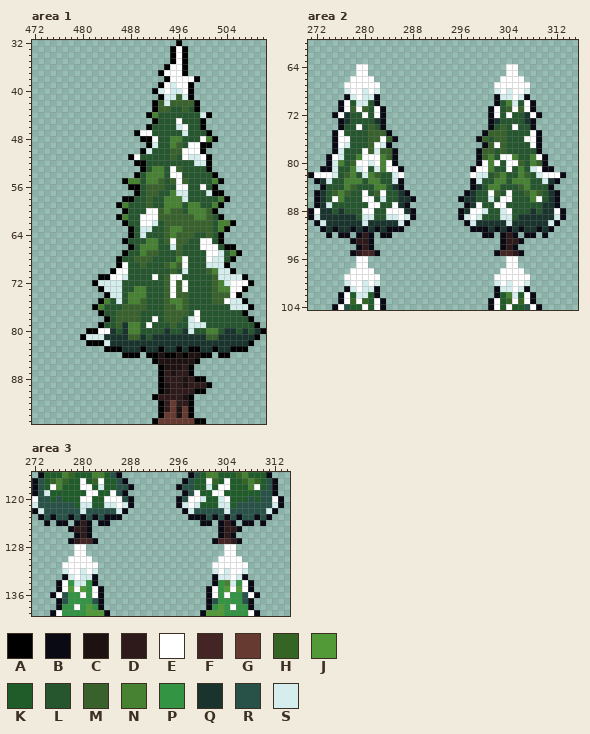
Two states of a pixel-art file, Mouse Journey/Assets/TileSet/Tileset_Winter.aseprite. Above, as it was before the edit.
512x256 pixels, 1 frame. Colours within 5 levels of each other are drawn and written as one. Shown: area 1: x 472..510, y 32..95; area 2: x 271..315, y 60..104; area 3: x 272..314, y 116..139. The commit also changed other parts of the picture, which this record leaves out.
Palette (. is transparent): A #000000  B #090a14  C #1d1111  D #2e1a1a  E #ffffff  F #442525  G #663931  H #356524  J #529a37  K #1f5c2a  L #25562e  M #38612b  N #468232  P #339443  Q #19332d  R #285248  S #d5eded
Pixels before, area 1 (only the part around the change), first column x 472:
32 ........................A..............
33 .......................AEA.............
34 .......................AEA.............
35 .......................AEA.............
36 ......................AEEA.............
37 .....................AEEEA.............
38 ......................AEEEEA...........
39 .....................AESEEA............
40 ....................ASESSEA............
41 .....................ASSMSA............
42 ....................AMSMMMMA...........
43 ....................AMMLLMLA...........
44 ...................ANLLLLLLLSA.........
45 ....................ALLLELLLA..........
46 ...................ALLLLSELLA..........
47 .................AEELLLLLSLLLA.........
48 ..................AAELLNNLLLENA........
49 ...................ASLLNMLEEAA.........
50 ..................ASLLLMMEEEA..........
51 ................AELLLLLMLESSEA.........
52 .................AALLLLLLLLSSA.........
53 ..................ALNNLEMLLLLA.........
54 .................ALNNNLEELLLLLA........
55 ...............ANNLNNMLMEMLLLLNA.......
56 ................AALMMMLLEELLELA........
57 .................ALMMLLNSSLLLSAA.......
58 ...............AALLMLLNNNSLLLLLNA......
59 ..............ANLLLMLLNNNLNNLLNA.......
60 ...............ALLLEEMNMMLNNNMA........
61 ..............ANLLEEEMMMMMMNNMLA.......
62 ...............ALLEESLMMMMMMMMLNNA.....
63 ................ALSSLLMNNMMMMMLNA......
64 ................ALSLLLMNMMMLLMLA.......
65 ...............ALLLNNLMEMMLLEELA.......
66 ................ALNNNLLSMLLLEEELAA.....
67 ...............ALLNMMLLLMLLLLEESLNA....
68 ..............ALLMMMLLLLNELLLESSLA.....
69 ..............AELLMLLLMNMELLLSSSA......
70 .............AEELLLLLLLMLSLLLMNSSA.....
71 ...........AAEESLLLLELMEELLLLLMSSSSA...
72 ..........ASSSSLLLLLLLMEMELLLLMNSEEEA..
73 ...........ASSSLLNNLLLMEMELLLLMNNEEA...
74 ............ASSLNNNLLLMEMMLLLLMMMEA....
75 ...........ANLSLNNMLLLMNNMLLLLMMESSA...
76 ..........ANLLLMMMMLLLMMNMLLLLLLLSSSA..
77 ...........ALLMMMMLLLLMMMMLELLLLLLLA...
78 ............ALMMMMLLELMMMLSELLLLLLLLA..
79 ...........ALLMQNNLELLLMLLSSSLLLLLLLLA.
80 .........AAEEQLQNNLLLLQLLQSLLNNLQQLQLQA
81 ........ASSSQQQQMMQLQQQQQQQQQMMQQQQQQA.
82 .........AAASQQQQQQQQQQQQQQQQQQQQQQQA..
83 ............AAAQQQAQQAQQAQAAQQAQQAAA...
84 ...............AAA.AACAACACCAA.AA......
85 ....................ACCCCCCA...........
86 .....................ACCCDA............
87 .....................ADCDDA............
88 .....................ADDDCDAA..........
89 .....................ACDDCDDDA.........
90 .....................ACDDDDAA..........
91 ....................ADDDDCA............
92 .....................ADGDDA............
93 .....................ADGCGA............
94 .....................AGGCGA............
95 ....................AGGGGGGAA..........
Pixels before, area 2, first column x 271:
 64 ........EE.......................EE........
 65 ........EE.......................EE........
 66 .......EEEE.....................EEEE.......
 67 ......EEEEEE...................EEEEEE......
 68 ......SEESES...................SESEES......
 69 ......BSESSB...................BSSESB......
 70 .....BELSSLB...................BLNSLEB.....
 71 .....BEMEMLEB.................BELMEMEB.....
 72 ....BEQLLELEB.................BELELLQEB....
 73 .....BQLLLLQB.................BQLLLLQB.....
 74 .....BLLELMLB.................BLMLELLB.....
 75 ....BELLLLMMMB...............BMMMLLLLEB....
 76 ....BEELLLMMEMB.............BMLMMLLLEEB....
 77 ....BESLLLMESB...............BMEMLLLLEB....
 78 ....BSLLLEMSMMB.............BMMLMLLLLLB....
 79 ...BESLLNEEENMB.............BMNLEENLLNEB...
 80 ...BSNLMEESENEB.............BENELEEMLNMB...
 81 ..BBSLLNSELSNEEB...........BEENLLELNLSEBB..
 82 BEEESLMNLSNMLLSE...........ESSLMNLLNMLSEEEB
 83 .BQSLLNNNLNNLLSB...........BSLLNNLNNNLLSQB.
 84 ..BLLLNMLLLNNLQB...........BQLNNLLLMNLLLB..
 85 .BQLMNMLLELMELLQB.........BQLLEMLELLMNMLQB.
 86 .BQLENLLLEELSLLQQB.......BQQLLSLEELLLNELQB.
 87 .BQSLLLLLLEELLEQB.........BQELLEELLLLLLQQB.
 88 BEQQLQLLLEELLEEEQB.......BQEESLLSELLLQLQQEB
 89 BSQQQQQQLSSLLSSESB.......BSESLLLSSLQQQQQQSB
 90 .BSQQQQQQSQQQQQSB.........BSQQQQQSQQQQQQSB.
 91 ..BQBQQBQBQBQBBB...........BBBQBQBQBQQBQB..
 92 ...B.BB.BDB.BB...............BB.BDB.BB.B...
 93 .......BDDB.....................BDDB.......
 94 ........BDB.....................BDB........
 95 .......BDFFB...................BFFDB.......
 96 ........EE.......................EE........
 97 ........EE.......................EE........
 98 .......EEEE.....................EEEE.......
 99 ......EEEEEE...................EEEEEE......
100 ......SEESES...................SESEES......
101 ......BSESSB...................BSSESB......
102 .....BEKSSKB...................BKNSKEB.....
103 .....BEHEHKEB.................BEKHEHEB.....
104 ....BERKKEKEB.................BEKEKKREB....
Pixels before, area 3, first column x 272:
116 .BKKKNHKKKNNKRB...........BRKNNKKKHNKKKB..
117 BRKHNHKKEKHEKKRB.........BRKKEHKEKKHNHKRB.
118 BRKENKKKEEKSKKRRB.......BRRKKSKEEKKKNEKRB.
119 BRSKKKKKKEEKKERB.........BREKKEEKKKKKKRRB.
120 ERRKRKKKEEKKEEERB.......BREESKKSEKKKRKRREB
121 SRRRRRRKSSKKSSESB.......BSESKKKSSKRRRRRRSB
122 BSRRRRRRSRRRRRSB.........BSRRRRRSRRRRRRSB.
123 .BRBRRBRBRBRBBB...........BBBRBRBRBRRBRB..
124 ..B.BB.BDB.BB...............BB.BDB.BB.B...
125 ......BDDB.....................BDDB.......
126 .......BDB.....................BDB........
127 ......BDFFB...................BFFDB.......
128 .......EE.......................EE........
129 .......EE.......................EE........
130 ......EEEE.....................EEEE.......
131 .....EEEEEE...................EEEEEE......
132 .....SEESES...................SESEES......
133 .....BSESSB...................BSSESB......
134 ....BEPSSPB...................BPNSPEB.....
135 ....BEJEJPEB.................BEPJEJEB.....
136 ...BERPPEPEB.................BEPEPPREB....
137 ....BRPPPPRB.................BRPPPPRB.....
138 ....BPPEPJPB.................BPJPEPPB.....
139 ...BEPPPPJJJB...............BJJJPPPPEB....
Now the later version:
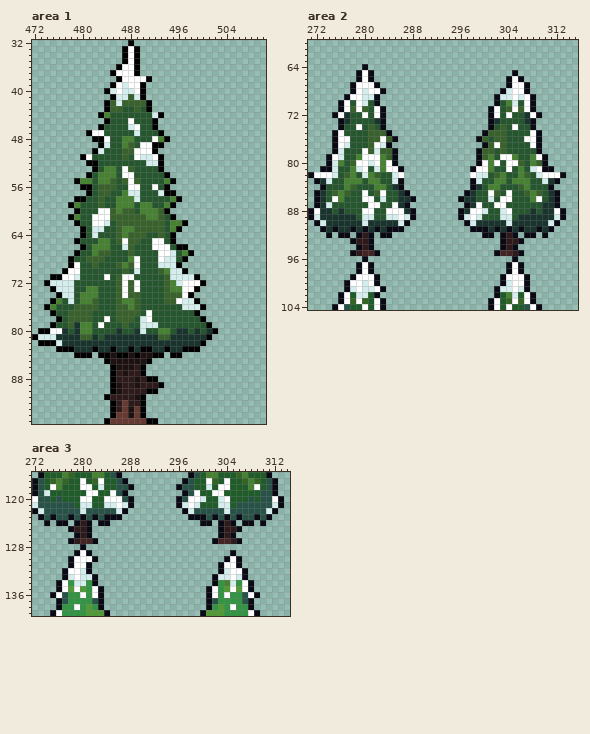
The edit:
Changed rows in their new state; - is an unchanged pixel.
Area 1:
first column x 472:
32 ----------------A-------.--------------
33 ---------------AEA-----...-------------
34 ---------------AEA-----...-------------
35 ---------------AEA-----...-------------
36 --------------AEEA----....-------------
37 -------------AEEEA---.....-------------
38 --------------AEEEEA--......-----------
39 -------------AESEEA--......------------
40 ------------ASESSEA-.......------------
41 -------------ASSMSA--......------------
42 ------------AMSMMMMA........-----------
43 ------------AMMLLMLA........-----------
44 -----------ANLLLLLLLSA........---------
45 ------------ALLLELLL-........----------
46 -----------ALLLLSELLA........----------
47 ---------AEELLLLLSLL-A........---------
48 ----------AAELLNNLLL-NA........--------
49 -----------ASLLNMLEEAA........---------
50 ----------ASLLLMMEEEA........----------
51 --------AELLLLLML-SSEA........---------
52 ---------AALLLLLLLLSSA........---------
53 ----------ALNNLEMLL-LA........---------
54 ---------ALNNNLEEL-LLLA........--------
55 -------ANNLNNMLMEM-LLLNA........-------
56 --------AALMMMLLEE-LELA........--------
57 ---------ALMMLLNSS-LLSAA........-------
58 -------AALLMLLNNNS-L--L-A........------
59 ------ANLLLMLLN-N-NN---A........-------
60 -------ALLLEEMNMM-NNN-A........--------
61 ------ANLLEEEMMMMMMNN-LA........-------
62 -------ALLEESLMMMMMMMMLNNA........-----
63 --------ALSSLLMNNMMMMML-A........------
64 --------ALSLLLMNMMM--MLA........-------
65 -------ALLLNNLMEMM-LEELA........-------
66 --------ALNNNLLSM-LLEEELAA........-----
67 -------ALLNMMLLLM-LLLEESLNA........----
68 ------ALLMMMLLL-NELL-ESSLA........-----
69 ------AELLMLLLMNMEL--SSSA........------
70 -----AEELLLLLLLM-S---MNSSA........-----
71 ---AAEESLLLLELMEE---L--SSSSA........---
72 --ASSSSLLLLLLLMEME-----NS-EEA........--
73 ---ASSSLLNNLLLMEMEL----NN-EA........---
74 ----ASSLNNNLLLMEMML----M-EA........----
75 ---ANLSLNNMLL-MN-ML----MESSA........---
76 --ANLLLMMMML--M-N-L---LLLSSSA........--
77 ---ALLMMMMLL-------E--LLLL-A........---
78 ----ALMMMMLLE----LSEL-LLL-LLA........--
79 ---ALLMQNNLE--LMLLSSS--L--LLLA........-
80 -AAEEQLQNNLLLLQLLQS--NN-Q-LQ-QA........
81 ASSSQQQQMMQL----QQ-Q-MM------A........-
82 -AAASQQQQQQQQ---------------A........--
83 ----AAAQQQAQQ-Q-A--A-QA-QA--........---
84 -------AAA-AACA-C-CC-A.-A.....-..------
85 ------------ACCCCCCA........-----------
86 -------------ACCCDA--......------------
87 -------------ADCDDA--......------------
88 -------------ADDDCDAA........----------
89 -------------ACDDCDDD-........---------
90 -------------ACDDDDAA........----------
91 ------------ADDDDCA-.......------------
92 -------------ADGDDA--......------------
93 -------------ADGCGA--......------------
94 -------------AGGCGA--......------------
95 ------------AGGGGGGA-........----------
Area 2:
first column x 277:
 64 --.B-----------------------..---
 65 --B-B----------------------.B---
 66 -.B-B---------------------.B-B--
 67 .B---B-------------------..B--B-
 68 .B---EB------------------.B---B-
 69 -E----------------------------EB
 70 --E-----------------------------
first column x 277:
 96 --.B-----------------------.B--
 97 --B-B----------------------B-B-
 98 -.B-B---------------------.B-B-
 99 .B---B-------------------.B---B
100 B----B-------------------.B---B
101 -----EB------------------------
Area 3:
first column x 277:
128 --.B-----------------------..--
129 --B-B----------------------.B--
130 -B---B--------------------.B-B-
131 .B--B.-------------------.B--B.
132 B---B.-------------------.B---B
Pixel boxes of the changes (left, top, right, bottom) in both pictures:
changed: (32, 40, 266, 424)
changed: (344, 64, 386, 106)
changed: (494, 64, 536, 100)
changed: (344, 256, 386, 292)
changed: (494, 256, 530, 286)
changed: (62, 544, 98, 574)
changed: (212, 544, 248, 574)
